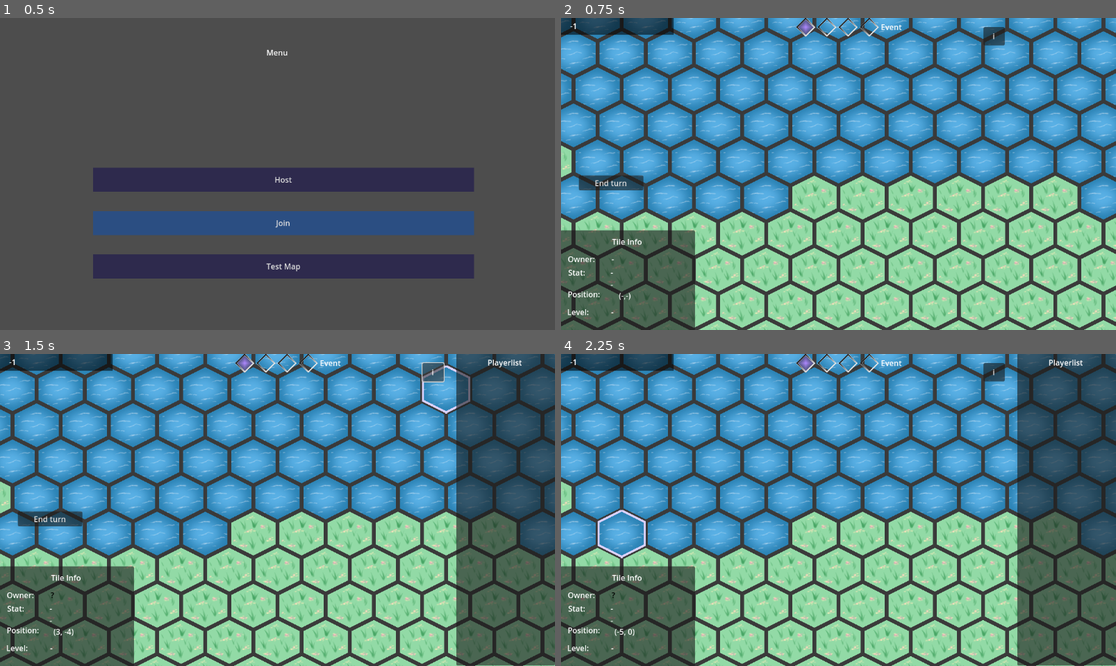
Above: before the commit, frames 1-4 (two rows, left to right).
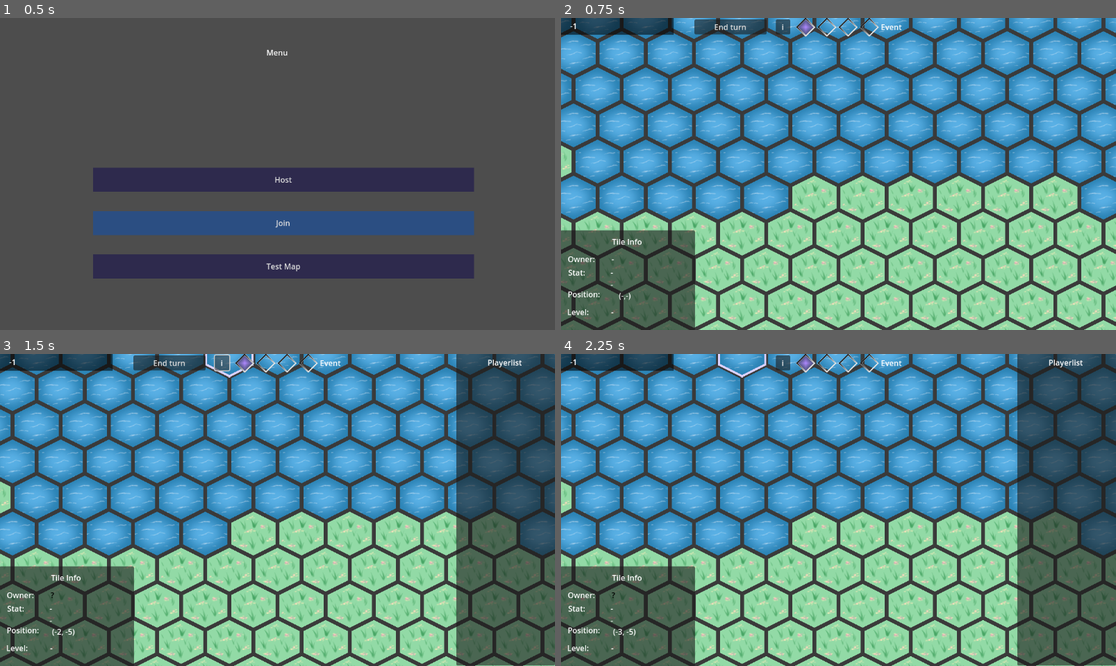
Above: after the commit, the same moments.

Repository: DragonCat4012/Shyv_Game
Game: Godot game, scene res://Scenes/menu.tscn
Two runs of this game, one before a commit and one after it. Both use one fixed random seed, a clock stepped at 60 frames per second and the inputs below.
Inputs:
- Up to frame 1 (0.5 s): no input
- Up to frame 2 (0.75 s): click "Test Map" at 0.5 s
- Up to frame 3 (1.5 s): click "i" at 1.25 s
- Up to frame 4 (2.25 s): click "End turn" at 2 s

Frame 1 is identical in both runs. In frame 2, 1.3% of the frame differs, in the area x 3-80%, y 0-56%; in frame 3, 1.7%, in the area x 3-85%, y 0-91%; in frame 4, 0.7%.
Error in both runs: Invalid access to property or key 'assignedID' on a base object of type 'Nil'. (res://Scenes/Overlays/PhaseManager.gd:11)

Commit message:
hide peer id if host

Diff:
--- a/Scenes/Game/MapScene.gd
+++ b/Scenes/Game/MapScene.gd
@@ -1,6 +1,8 @@
 extends Node2D
 
-@onready var peer_id = $Camera2D/Control/PeerID
+@onready var peer_id =$Camera2D/Control/NameBox/PeerID
+
+@onready var name_box = $Camera2D/Control/NameBox
 
 # Tile Info
 @onready var tile_info_panel = $Camera2D/Control/TileInfoPanel
@@ -50,9 +52,12 @@
 	noise.seed = GamManager.seed
 	_generate_world()
 	peer_id.text = str(GamManager.ownID)
+
 	if GamManager.ownNation:
 		peer_id.text = GamManager.ownNation.name
 		peer_id.add_theme_color_override("font_color", GamManager.ownNation.color)
+	if GamManager.isHost:
+		name_box.visible = false
 
 	# Default hide
 	player_list_scene.visible = false
--- a/Scenes/Game/map.tscn
+++ b/Scenes/Game/map.tscn
@@ -46,23 +46,6 @@
 offset_top = -325.0
 offset_right = 578.0
 offset_bottom = -197.0
-
-[node name="ColorRect" type="ColorRect" parent="Camera2D/Control"]
-layout_mode = 0
-offset_left = 233.0
-offset_top = -4.0
-offset_right = 309.0
-offset_bottom = 36.0
-scale = Vector2(-3.096, 1)
-color = Color(0, 0, 0, 0.564706)
-
-[node name="PeerID" type="Label" parent="Camera2D/Control"]
-layout_mode = 0
-offset_left = 18.0
-offset_top = 6.0
-offset_right = 217.0
-offset_bottom = 31.0
-text = "-1"
 
 [node name="TileInfoPanel" type="Panel" parent="Camera2D/Control"]
 layout_mode = 0
@@ -163,13 +146,35 @@
 
 [node name="PlayerListButton" type="Button" parent="Camera2D/Control"]
 layout_mode = 0
-offset_left = 876.0
-offset_top = 20.0
-offset_right = 920.0
-offset_bottom = 58.0
+offset_left = 445.0
+offset_top = 4.0
+offset_right = 475.0
+offset_bottom = 35.0
 text = "i"
 
 [node name="TurnView" parent="Camera2D/Control" instance=ExtResource("6_nh4wk")]
-position = Vector2(36, 328)
+position = Vector2(276, 4)
+
+[node name="NameBox" type="Control" parent="Camera2D/Control"]
+anchors_preset = 0
+offset_right = 40.0
+offset_bottom = 40.0
+
+[node name="ColorRect" type="ColorRect" parent="Camera2D/Control/NameBox"]
+layout_mode = 0
+offset_left = 233.0
+offset_top = -4.0
+offset_right = 309.0
+offset_bottom = 36.0
+scale = Vector2(-3.096, 1)
+color = Color(0, 0, 0, 0.564706)
+
+[node name="PeerID" type="Label" parent="Camera2D/Control/NameBox"]
+layout_mode = 0
+offset_left = 18.0
+offset_top = 6.0
+offset_right = 217.0
+offset_bottom = 31.0
+text = "-1"
 
 [connection signal="pressed" from="Camera2D/Control/PlayerListButton" to="." method="_on_player_list_button_pressed"]
--- a/Scenes/Overlays/TurnView/TurnView.tscn
+++ b/Scenes/Overlays/TurnView/TurnView.tscn
@@ -6,15 +6,13 @@
 script = ExtResource("1_rd0do")
 
 [node name="Button" type="Button" parent="."]
-offset_right = 134.0
+offset_right = 150.0
 offset_bottom = 31.0
 text = "End turn"
 
 [node name="NextPhaseButton" type="Button" parent="."]
-offset_left = 1.0
-offset_top = 6.0
-offset_right = 151.0
-offset_bottom = 47.0
+offset_right = 150.0
+offset_bottom = 31.0
 text = "next Game Phase?"
 
 [connection signal="pressed" from="Button" to="." method="_on_button_pressed"]
